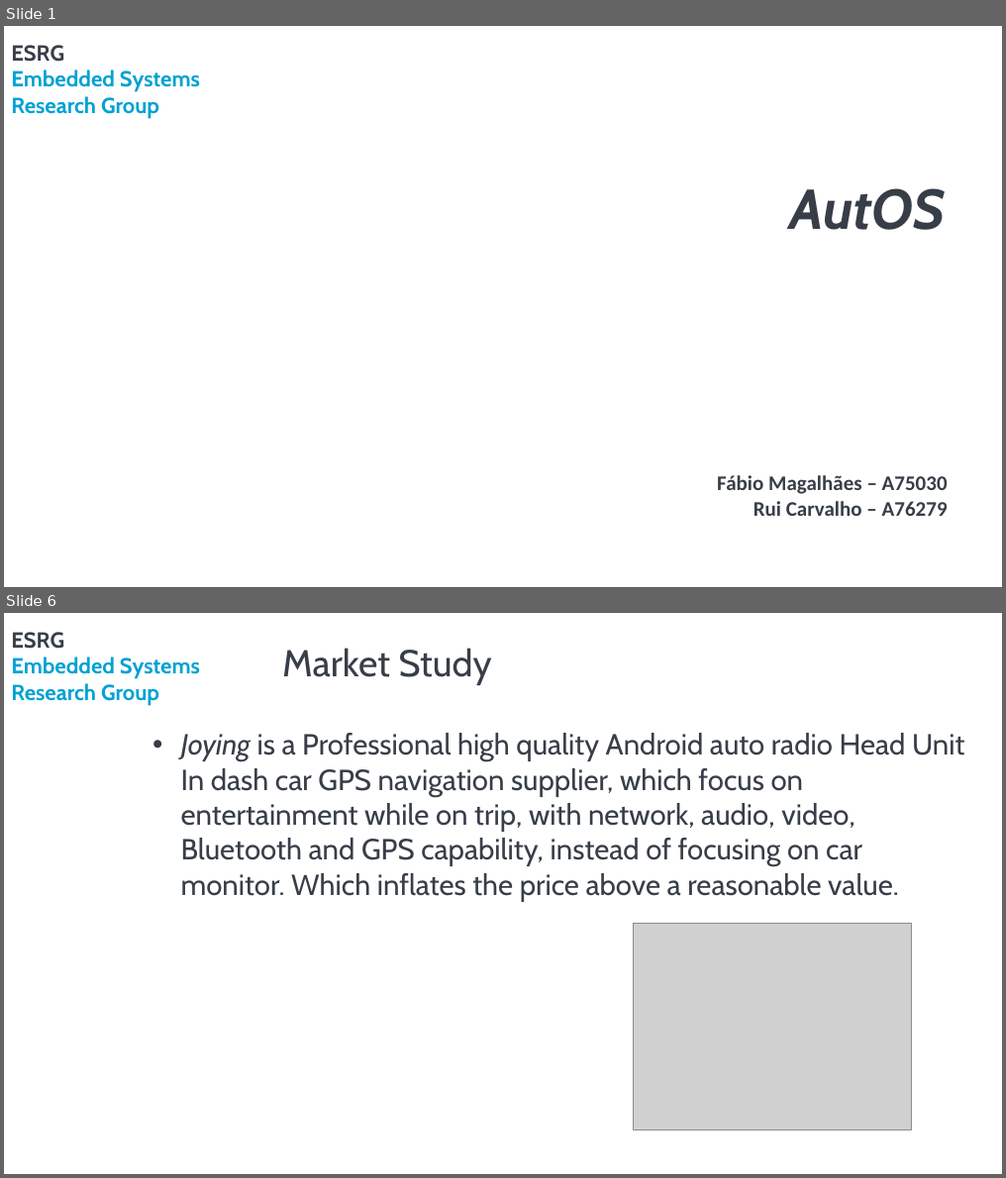
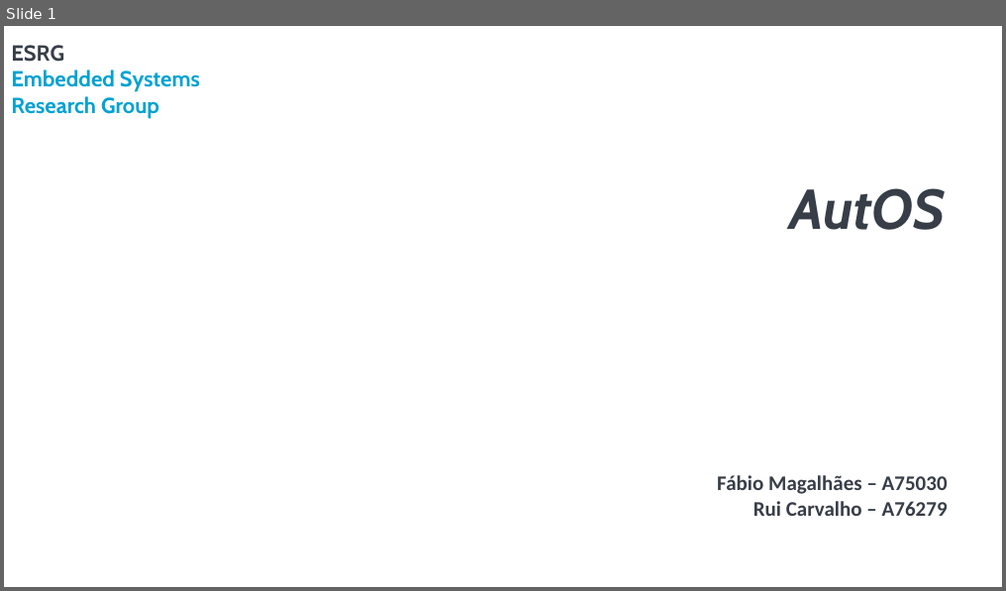
Before and after one commit to rpcarvalho/PSE, a slide deck: Reports/AnalysisApresentation_A75030_FabioMagalhaes_A76279_RuiCarvalho.pptx. Shown one above the other, each under a label of ours: slides 1 and 6 before the commit, slide 1 after it; the slides between them are not shown. The pictures are 1006x1178 and 1006x591 pixels, drawn with LibreOffice and Linux fonts; fonts in the diff are those of the drawing; grey boxes stand for pictures; background and template pictures are left out. Boxes give left, top, right and bottom in pixels: in the first picture for what was removed or moved away, otherwise in the second. Text is boxed around its words. In the diff, an @@ line names an element or a change of style, - is before the commit and + after.

```diff
--- a/Reports/AnalysisApresentation_A75030_FabioMagalhaes_A76279_RuiCarvalho.pptx
+++ b/Reports/AnalysisApresentation_A75030_FabioMagalhaes_A76279_RuiCarvalho.pptx
@@ slide 6 removed at box(4, 613, 1002, 1174), background #FFFFFF; not listed: 2 template elements that a slide beside it also shows @@
@@ title removed at box(282, 648, 492, 685) @@
-Market Study
@@ text removed at box(181, 733, 964, 902) @@
-• Joying is a Professional high quality Android auto radio Head Unit In dash car GPS navigation supplier, which focus on entertainment while on trip, with network, audio, video, Bluetooth and GPS capability, instead of focusing on car monitor. Which inflates the price above a reasonable value.
@@ picture removed at box(634, 924, 912, 1130) @@
```
Also in this commit, not shown: 6 slides changed, 24 slides added, 10 other slides removed, 1 other file.
